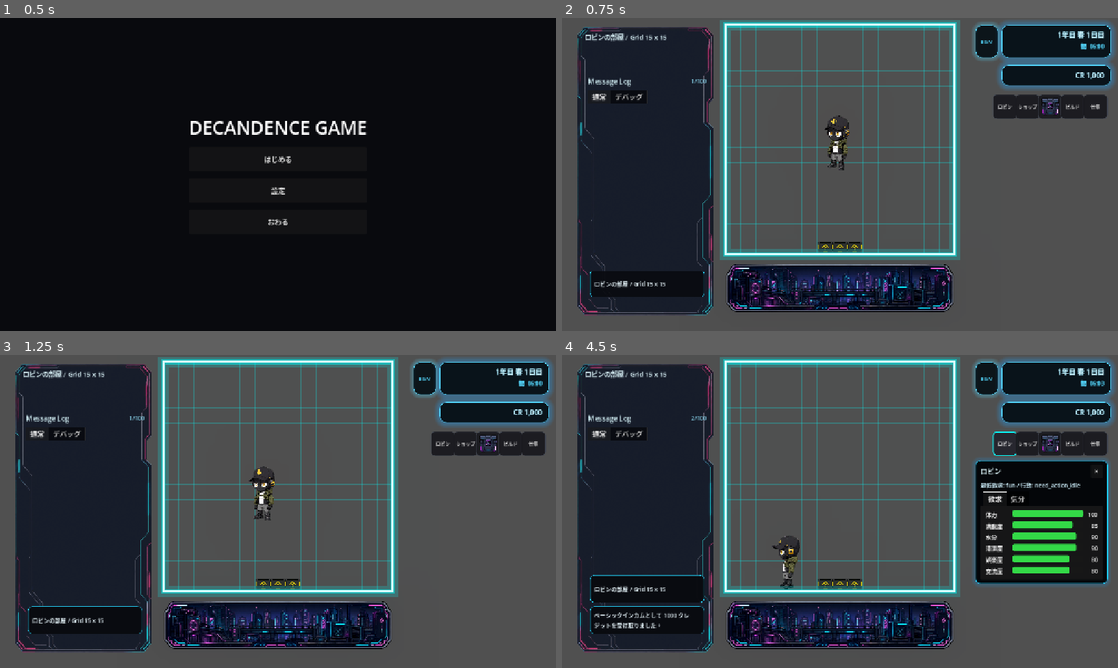
Above: before the commit, frames 1-4 (two rows, left to right).
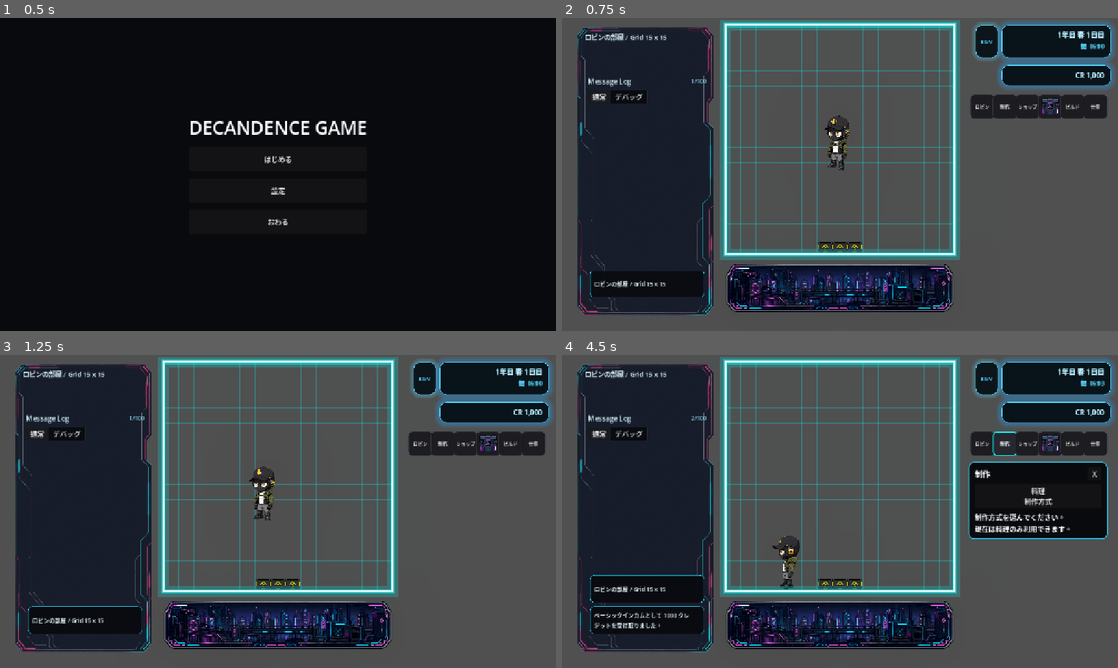
Above: after the commit, the same moments.

Repository: grimoire1089-coder/optimistic
Game: Godot game, scene res://Scenes/Boot/TitleScene.tscn
Two runs of this game, one before a commit and one after it. Both use one fixed random seed, a clock stepped at 60 frames per second and the inputs below. Sound files missing from this copy of the repository are replaced by a short silence.
Inputs (mouse positions are in pixels of both pictures, inside the frame that each line leads up to):
- Up to frame 1 (0.5 s): no input
- Up to frame 2 (0.75 s): click "はじめる" at 0.5 s
- Up to frame 3 (1.25 s): no input
- Up to frame 4 (4.5 s): click "ロビン" at 1.25 s; click "×" at 2 s; click "ショップ" at 2.75 s; click "X" at 3.5 s; click (1006, 442) at 4.25 s, where only the run after the commit has a clickable "制作"

Frame 1 is identical in both runs. In frame 2, 0.3% of the frame differs, in the area x 73-81%, y 24-33%; in frame 3, 0.3%; in frame 4, 6.5%, in the area x 73-99%, y 24-74%.

Commit message:
Add craft menu entry
Add Craft button as the second HUD slot and connect a production menu with the cooking option.

Diff:
--- a/Scenes/Main/MainScene.tscn
+++ b/Scenes/Main/MainScene.tscn
@@ -20,6 +20,8 @@
 [ext_resource type="PackedScene" path="res://Scenes/UI/HUD/MessageLogPanel.tscn" id="17_message_log"]
 [ext_resource type="Texture2D" uid="uid://c3alnt1qvimm6" path="res://Assets/UI/Parts/Background_panel_001.png" id="18_left_panel_bg"]
 [ext_resource type="PackedScene" path="res://Scenes/UI/HUD/RobinHudButton.tscn" id="19_robin_hud_button"]
+[ext_resource type="PackedScene" path="res://Scenes/UI/HUD/CraftButton.tscn" id="20_craft_button"]
+[ext_resource type="PackedScene" path="res://Scenes/UI/HUD/ProductionMenu.tscn" id="21_production_menu"]
 
 [sub_resource type="Environment" id="Environment_ctt6t"]
 glow_enabled = true
@@ -73,7 +75,7 @@
 offset_bottom = 60.0
 theme_override_colors/font_color = Color(0.88, 0.98, 1, 1)
 theme_override_font_sizes/font_size = 15
-text = "ロビンの部屋 / Grid 15 x 15"
+text = "Robin Room / Grid 15 x 15"
 
 [node name="MessageLogPanel" parent="CanvasLayer" unique_id=2086590989 instance=ExtResource("17_message_log")]
 
@@ -87,10 +89,14 @@
 
 [node name="ShopMenu" parent="CanvasLayer" unique_id=1933516205 instance=ExtResource("15_shop_menu")]
 
+[node name="CraftMenu" parent="CanvasLayer" instance=ExtResource("21_production_menu")]
+
 [node name="InventoryUI" parent="CanvasLayer" unique_id=520989565 instance=ExtResource("10_inventory_ui")]
 anchors_preset = 8
 
 [node name="RobinHudButton" parent="CanvasLayer" unique_id=109920417 instance=ExtResource("19_robin_hud_button")]
+
+[node name="CraftButton" parent="CanvasLayer" instance=ExtResource("20_craft_button")]
 
 [node name="ShopButton" parent="CanvasLayer" unique_id=2139128007 instance=ExtResource("14_shop_button")]
 
--- /dev/null
+++ b/Scenes/UI/HUD/CraftButton.tscn
@@ -0,0 +1,20 @@
+[gd_scene load_steps=2 format=3]
+
+[ext_resource type="Script" path="res://Scripts/UI/HUD/CraftButton.gd" id="1_craft_button"]
+
+[node name="CraftButton" type="Button"]
+custom_minimum_size = Vector2(56, 56)
+layout_mode = 3
+anchors_preset = 1
+anchor_left = 1.0
+anchor_right = 1.0
+offset_left = -280.0
+offset_top = 176.0
+offset_right = -224.0
+offset_bottom = 232.0
+grow_horizontal = 0
+grow_vertical = 0
+mouse_default_cursor_shape = 2
+text = "Craft"
+script = ExtResource("1_craft_button")
+craft_menu_path = NodePath("../CraftMenu")
--- /dev/null
+++ b/Scenes/UI/HUD/ProductionMenu.tscn
@@ -0,0 +1,70 @@
+[gd_scene load_steps=3 format=3]
+
+[ext_resource type="Script" path="res://Scripts/UI/HUD/CraftMenu.gd" id="1_craft_menu"]
+
+[sub_resource type="StyleBoxFlat" id="StyleBoxFlat_panel"]
+bg_color = Color(0.025, 0.03, 0.045, 0.96)
+border_width_left = 2
+border_width_top = 2
+border_width_right = 2
+border_width_bottom = 2
+border_color = Color(0.14, 0.8, 0.95, 1)
+corner_radius_top_left = 12
+corner_radius_top_right = 12
+corner_radius_bottom_right = 12
+corner_radius_bottom_left = 12
+
+[node name="ProductionMenu" type="PanelContainer"]
+custom_minimum_size = Vector2(320, 172)
+anchors_preset = 3
+anchor_left = 1.0
+anchor_top = 1.0
+anchor_right = 1.0
+anchor_bottom = 1.0
+offset_left = -360.0
+offset_top = -284.0
+offset_right = -24.0
+offset_bottom = -112.0
+grow_horizontal = 0
+grow_vertical = 0
+theme_override_styles/panel = SubResource("StyleBoxFlat_panel")
+script = ExtResource("1_craft_menu")
+
+[node name="MarginContainer" type="MarginContainer" parent="."]
+layout_mode = 2
+theme_override_constants/margin_left = 12
+theme_override_constants/margin_top = 10
+theme_override_constants/margin_right = 12
+theme_override_constants/margin_bottom = 10
+
+[node name="Rows" type="VBoxContainer" parent="MarginContainer"]
+layout_mode = 2
+theme_override_constants/separation = 8
+
+[node name="Header" type="HBoxContainer" parent="MarginContainer/Rows"]
+layout_mode = 2
+
+[node name="TitleLabel" type="Label" parent="MarginContainer/Rows/Header"]
+layout_mode = 2
+size_flags_horizontal = 3
+text = "Craft"
+theme_override_font_sizes/font_size = 18
+
+[node name="CloseButton" type="Button" parent="MarginContainer/Rows/Header"]
+custom_minimum_size = Vector2(32, 28)
+layout_mode = 2
+text = "X"
+
+[node name="CategoryList" type="VBoxContainer" parent="MarginContainer/Rows"]
+layout_mode = 2
+theme_override_constants/separation = 6
+
+[node name="CookingButton" type="Button" parent="MarginContainer/Rows/CategoryList"]
+custom_minimum_size = Vector2(280, 56)
+layout_mode = 2
+text = "Cooking"
+
+[node name="DetailLabel" type="Label" parent="MarginContainer/Rows"]
+layout_mode = 2
+autowrap_mode = 3
+text = "Select crafting method."
--- a/Scripts/Scenes/Main/MainScene.gd
+++ b/Scripts/Scenes/Main/MainScene.gd
@@ -20,14 +20,14 @@
 
 
 func _ready() -> void:
-	_push_debug_message("System", "MainScene _ready 開始")
+	_push_debug_message("System", "MainScene _ready start")
 	_ensure_runtime_children()
 	_apply_reserved_bottom_hud_layout()
 	var startup_debug_text := _get_startup_debug_text()
 	debug_label.text = startup_debug_text
 	_connect_robin_selection()
 	_push_startup_message(startup_debug_text)
-	_push_debug_result("System", "MainScene 初期化", true, startup_debug_text)
+	_push_debug_result("System", "MainScene init", true, startup_debug_text)
 	_sync_build_mode_ui_lock()
 
 
@@ -37,28 +37,28 @@
 
 func _connect_robin_selection() -> void:
 	if robin == null:
-		_push_debug_result("System", "Robin selected signal 接続", false, "Robin が見つかりません")
+		_push_debug_result("System", "Robin selected signal connect", false, "Robin not found")
 		return
 	var callable := Callable(self, "_on_robin_selected")
 	if not robin.selected.is_connected(callable):
 		robin.selected.connect(callable)
-		_push_debug_result("System", "Robin selected signal 接続", true, "接続しました")
-		return
-	_push_debug_result("System", "Robin selected signal 接続", true, "すでに接続済み")
+		_push_debug_result("System", "Robin selected signal connect", true, "connected")
+		return
+	_push_debug_result("System", "Robin selected signal connect", true, "already connected")
 
 
 func _on_robin_selected(actor: RobinWanderActor) -> void:
 	var actor_name := "AI Character"
 	if actor != null:
 		actor_name = actor.display_name
-	_push_debug_message("AI:%s" % actor_name, "選択されました。HUD切り替えを試行します")
+	_push_debug_message("AI:%s" % actor_name, "selected. Try toggling HUD")
 
 	if _is_build_mode_enabled():
-		_push_debug_result("AI HUD", "toggle_actor", false, "ビルドモード中なのでHUDを開きません")
+		_push_debug_result("AI HUD", "toggle_actor", false, "Build mode is enabled")
 		return
 
 	if ai_character_hud == null:
-		_push_debug_result("AI HUD", "toggle_actor", false, "AICharacterHud が見つかりません")
+		_push_debug_result("AI HUD", "toggle_actor", false, "AICharacterHud not found")
 		return
 	ai_character_hud.toggle_actor(actor)
 	_push_debug_result("AI HUD", "toggle_actor", true, "target=%s" % actor_name)
@@ -193,13 +193,15 @@
 	if canvas_layer == null:
 		return
 
-	_place_top_right_control(canvas_layer.get_node_or_null("RobinHudButton") as Control, Vector2(-280.0, 184.0), RIGHT_TRAVEL_BUTTON_SIZE)
+	_place_top_right_control(canvas_layer.get_node_or_null("RobinHudButton") as Control, Vector2(-332.0, 184.0), RIGHT_TRAVEL_BUTTON_SIZE)
+	_place_top_right_control(canvas_layer.get_node_or_null("CraftButton") as Control, Vector2(-280.0, 184.0), RIGHT_TRAVEL_BUTTON_SIZE)
 	_place_top_right_control(canvas_layer.get_node_or_null("ShopButton") as Control, Vector2(-228.0, 184.0), RIGHT_TRAVEL_BUTTON_SIZE)
 	_place_top_right_control(canvas_layer.get_node_or_null("InventoryButton") as Control, Vector2(-176.0, 184.0), RIGHT_TRAVEL_BUTTON_SIZE)
 	_place_top_right_control(canvas_layer.get_node_or_null("BuildModeButton") as Control, Vector2(-124.0, 184.0), RIGHT_TRAVEL_BUTTON_SIZE)
 	_place_top_right_control(canvas_layer.get_node_or_null("WorkCreditButton") as Control, Vector2(-72.0, 184.0), RIGHT_TRAVEL_BUTTON_SIZE)
 	_place_top_right_control(canvas_layer.get_node_or_null("AICharacterHud") as Control, Vector2(-328.0, 252.0), Vector2(304.0, 274.0))
 	_place_top_right_control(canvas_layer.get_node_or_null("WorkMenu") as Control, Vector2(-328.0, 252.0), Vector2(304.0, 158.0))
+	_place_top_right_control(canvas_layer.get_node_or_null("CraftMenu") as Control, Vector2(-328.0, 252.0), Vector2(304.0, 172.0))
 
 
 func _place_top_right_control(control: Control, top_right_offset: Vector2, control_size: Vector2) -> void:
@@ -235,6 +237,7 @@
 func _close_non_build_modal_ui() -> void:
 	_close_canvas_child("AICharacterHud", &"hide_hud")
 	_close_canvas_child("ShopMenu", &"close_menu")
+	_close_canvas_child("CraftMenu", &"close_menu")
 	_close_canvas_child("InventoryUI", &"close")
 	_close_canvas_child("WorkMenu", &"close_menu")
 
@@ -257,6 +260,7 @@
 	if canvas_layer == null:
 		return
 	_set_canvas_button_disabled("RobinHudButton", is_disabled)
+	_set_canvas_button_disabled("CraftButton", is_disabled)
 	_set_canvas_button_disabled("ShopButton", is_disabled)
 	_set_canvas_button_disabled("InventoryButton", is_disabled)
 	_set_canvas_button_disabled("WorkCreditButton", is_disabled)
--- /dev/null
+++ b/Scripts/UI/HUD/CraftButton.gd
@@ -0,0 +1,101 @@
+extends Button
+class_name CraftButton
+
+const DEFAULT_CLICK_SFX_PATH := "res://Assets/Audio/SFX/UI/UI_Click_001.ogg"
+const DEFAULT_LABEL_CODES := [0x5236, 0x4f5c]
+
+@export var label_text: String = ""
+@export var craft_menu_path: NodePath = NodePath("../CraftMenu")
+@export var fallback_group_name: StringName = &"craft_menu"
+@export var click_sfx: AudioStream
+@export var click_sfx_volume_db: float = 0.0
+
+
+func _ready() -> void:
+	_apply_square_button_layout()
+	text = _get_label_text()
+	_load_default_click_sfx_if_needed()
+	pressed.connect(_on_pressed)
+
+
+func _on_pressed() -> void:
+	_play_click_sfx()
+	var craft_menu := _find_craft_menu()
+	if craft_menu == null:
+		push_warning("Craft menu not found: %s" % craft_menu_path)
+		return
+
+	if craft_menu.has_method("toggle_menu"):
+		craft_menu.call("toggle_menu")
+		return
+	if craft_menu.has_method("open_menu"):
+		craft_menu.call("open_menu")
+		return
+	if craft_menu is CanvasItem:
+		var canvas_item := craft_menu as CanvasItem
+		canvas_item.visible = not canvas_item.visible
+
+
+func _find_craft_menu() -> Node:
+	var craft_menu := get_node_or_null(craft_menu_path)
+	if craft_menu != null:
+		return craft_menu
+	return get_tree().get_first_node_in_group(fallback_group_name)
+
+
+func _get_label_text() -> String:
+	if not label_text.is_empty():
+		return label_text
+	return _string_from_codes(DEFAULT_LABEL_CODES)
+
+
+func _string_from_codes(codes: Array) -> String:
+	var value := ""
+	for code in codes:
+		value += String.chr(int(code))
+	return value
+
+
+func _play_click_sfx() -> void:
+	if click_sfx == null:
+		return
+	AudioPlayer.play_sfx(click_sfx, 1.0, click_sfx_volume_db)
+
+
+func _load_default_click_sfx_if_needed() -> void:
+	if click_sfx != null:
+		return
+	if ResourceLoader.exists(DEFAULT_CLICK_SFX_PATH):
+		click_sfx = load(DEFAULT_CLICK_SFX_PATH) as AudioStream
+
+
+func _apply_square_button_layout() -> void:
+	custom_minimum_size = Vector2(56.0, 56.0)
+	anchor_left = 1.0
+	anchor_top = 0.0
+	anchor_right = 1.0
+	anchor_bottom = 0.0
+	offset_left = -280.0
+	offset_top = 176.0
+	offset_right = -224.0
+	offset_bottom = 232.0
+	mouse_default_cursor_shape = Control.CURSOR_POINTING_HAND
+	add_theme_font_size_override("font_size", 11)
+	_add_rounded_button_styles()
+
+
+func _add_rounded_button_styles() -> void:
+	add_theme_stylebox_override("normal", _make_style(Color(0.10, 0.10, 0.12, 0.95), Color(0.26, 0.28, 0.32, 1.0), 1))
+	add_theme_stylebox_override("hover", _make_style(Color(0.15, 0.15, 0.18, 0.98), Color(0.00, 1.65, 1.65, 0.95), 2))
+	add_theme_stylebox_override("pressed", _make_style(Color(0.04, 0.20, 0.22, 1.0), Color(0.25, 2.4, 2.4, 1.0), 2))
+	add_theme_stylebox_override("disabled", _make_style(Color(0.08, 0.08, 0.09, 0.62), Color(0.18, 0.18, 0.20, 0.8), 1))
+
+
+func _make_style(bg_color: Color, border_color: Color, border_width: int) -> StyleBoxFlat:
+	var style := StyleBoxFlat.new()
+	style.bg_color = bg_color
+	style.border_color = border_color
+	style.set_border_width_all(border_width)
+	style.set_corner_radius_all(8)
+	style.set_content_margin_all(3.0)
+	return style
--- /dev/null
+++ b/Scripts/UI/HUD/CraftMenu.gd
@@ -0,0 +1,83 @@
+extends PanelContainer
+class_name CraftMenu
+
+signal crafting_method_selected(method_id: StringName)
+
+const TITLE_TEXT_CODES := [0x5236, 0x4f5c]
+const COOKING_BUTTON_TEXT_CODES := [0x6599, 0x7406, 0x0a, 0x5236, 0x4f5c, 0x65b9, 0x5f0f]
+const GUIDE_TEXT_CODES := [0x5236, 0x4f5c, 0x65b9, 0x5f0f, 0x3092, 0x9078, 0x3093, 0x3067, 0x304f, 0x3060, 0x3055, 0x3044, 0x3002, 0x0a, 0x73fe, 0x5728, 0x306f, 0x6599, 0x7406, 0x306e, 0x307f, 0x5229, 0x7528, 0x3067, 0x304d, 0x307e, 0x3059, 0x3002]
+const COOKING_DETAIL_TEXT_CODES := [0x6599, 0x7406, 0x5236, 0x4f5c, 0x3092, 0x9078, 0x3073, 0x307e, 0x3057, 0x305f, 0x3002, 0x0a, 0x6b21, 0x306e, 0x6bb5, 0x968e, 0x3067, 0x6599, 0x7406, 0x30ec, 0x30b7, 0x30d4, 0x4e00, 0x89a7, 0x306b, 0x3064, 0x306a, 0x3052, 0x307e, 0x3059, 0x3002]
+const COOKING_MESSAGE_TEXT_CODES := [0x5236, 0x4f5c, 0x65b9, 0x5f0f, 0x3a, 0x20, 0x6599, 0x7406, 0x3092, 0x9078, 0x629e, 0x3057, 0x307e, 0x3057, 0x305f, 0x3002]
+
+@export var cooking_method_id: StringName = &"cooking"
+@export var close_after_select: bool = false
+
+@onready var title_label: Label = $MarginContainer/Rows/Header/TitleLabel
+@onready var close_button: Button = $MarginContainer/Rows/Header/CloseButton
+@onready var cooking_button: Button = $MarginContainer/Rows/CategoryList/CookingButton
+@onready var detail_label: Label = $MarginContainer/Rows/DetailLabel
+
+var _selected_method_id: StringName = &""
+
+
+func _ready() -> void:
+	visible = false
+	if not is_in_group(&"craft_menu"):
+		add_to_group(&"craft_menu")
+	close_button.pressed.connect(close_menu)
+	cooking_button.pressed.connect(_on_cooking_pressed)
+	_refresh()
+
+
+func open_menu() -> void:
+	visible = true
+	_refresh()
+
+
+func close_menu() -> void:
+	visible = false
+
+
+func toggle_menu() -> void:
+	if visible:
+		close_menu()
+		return
+	open_menu()
+
+
+func get_selected_method_id() -> StringName:
+	return _selected_method_id
+
+
+func _refresh() -> void:
+	title_label.text = _string_from_codes(TITLE_TEXT_CODES)
+	cooking_button.text = _string_from_codes(COOKING_BUTTON_TEXT_CODES)
+	if _selected_method_id == cooking_method_id:
+		detail_label.text = _string_from_codes(COOKING_DETAIL_TEXT_CODES)
+		return
+	detail_label.text = _string_from_codes(GUIDE_TEXT_CODES)
+
+
+func _on_cooking_pressed() -> void:
+	_selected_method_id = cooking_method_id
+	detail_label.text = _string_from_codes(COOKING_DETAIL_TEXT_CODES)
+	crafting_method_selected.emit(cooking_method_id)
+	_push_message(_string_from_codes(COOKING_MESSAGE_TEXT_CODES))
+	if close_after_select:
+		close_menu()
+
+
+func _push_message(message: String) -> void:
+	var message_log := get_tree().get_first_node_in_group(&"message_log")
+	if message_log == null:
+		return
+	if not message_log.has_method("add_message"):
+		return
+	message_log.call("add_message", message)
+
+
+func _string_from_codes(codes: Array) -> String:
+	var value := ""
+	for code in codes:
+		value += String.chr(int(code))
+	return value
